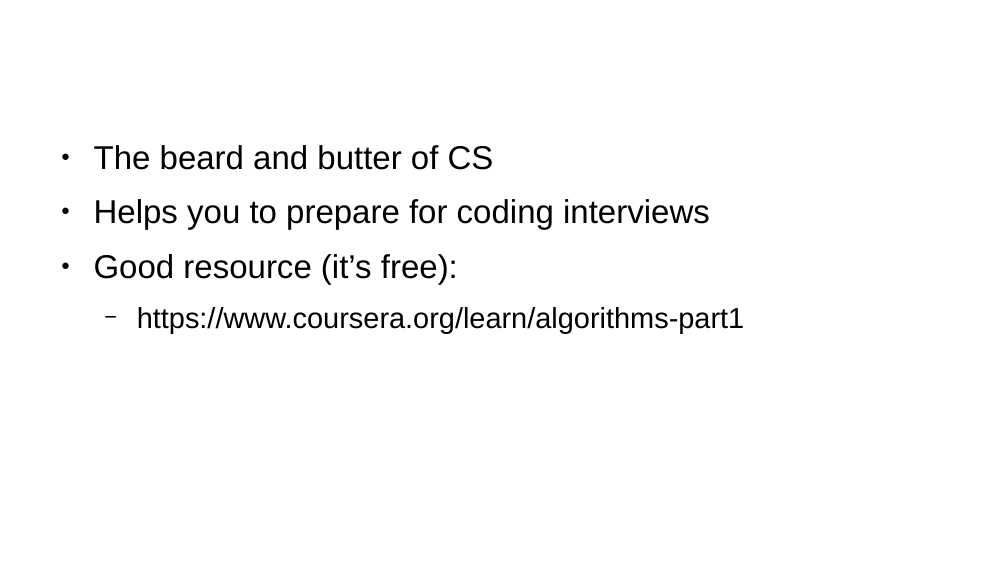
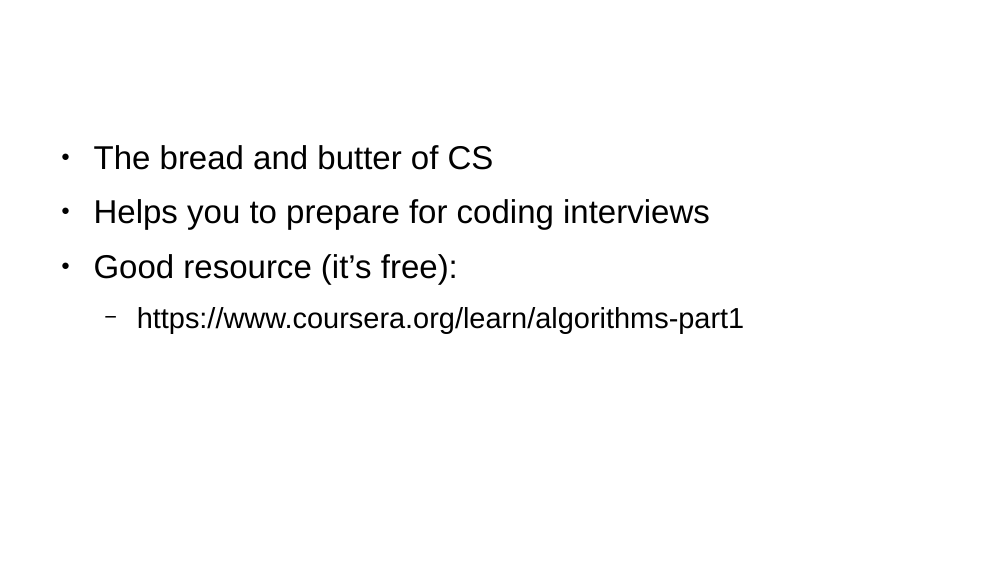
Before and after one commit to tonyern/techlahoma-lightning-talk-slides, a slide deck: slide 9 of Lightning Talk.odp. Drawn at 1008x567 pixels with LibreOffice and Linux fonts; fonts in the diff are those of the drawing; background and template pictures are left out. Boxes give left, top, right and bottom in pixels: in the first picture for what was removed or moved away, otherwise in the second. Text is boxed around its words. In the diff, an @@ line names an element or a change of style, - is before the commit and + after.

```diff
--- a/Lightning Talk.odp
+++ b/Lightning Talk.odp
@@ text at bbox=[94, 145, 494, 170]: text changed @@
-● The beard and butter of CS
+● The bread and butter of CS
```
Also in this commit, not shown: 3 other slides changed.
